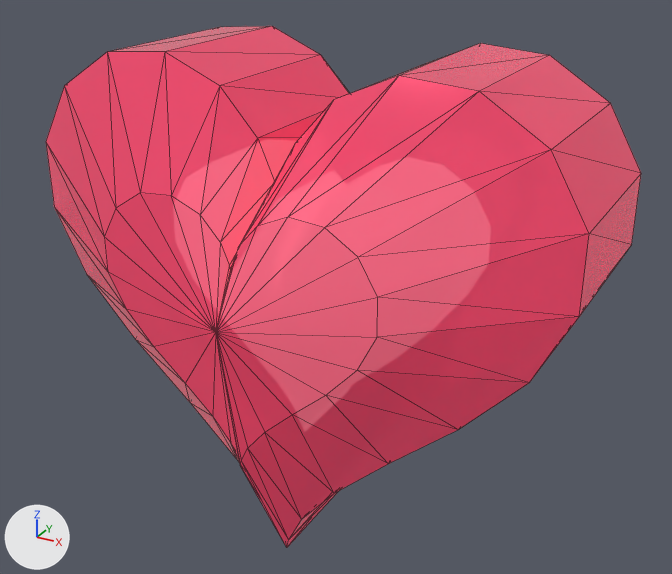
The glTF model assets/models/gem_red.glb: old version first, new version second.
Both versions are drawn from a 50 mm lens placed at (0.715, -1.27, 0.635), pointed at (0.011, 0.011, -0.005). Every picture has the same lights, and +X, +Y and +Z are marked at lower left. The older version comes first. Mesh edges are drawn as thin lines. Vertices at exactly the same position are counted once.
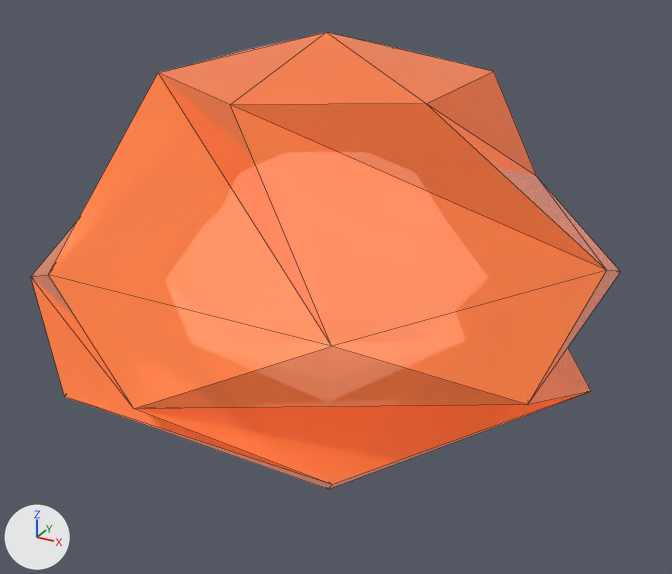
Where the change shows, as pixel boxes (x1, y1, x2, y2) in the pictures (672 x 574 px):
```json
{"object": "Mesh_0", "change": "recoloured, reshaped", "before": [46, 26, 641, 547], "after": [31, 32, 620, 489], "on screen": "12% shorter"}
```

Edits to the scene script, one JSON object a line:
```json
{"op": "set", "path": "mat_gem_red.base_color", "old": "(0.86, 0.07, 0.16)", "new": "(0.95, 0.22, 0.06)", "note": "red #ef4b6f -> orange #f98145"}
{"op": "set", "path": "mat_gem_red.emission_color", "old": "(0.189, 0.0154, 0.0352)", "new": "(0.209, 0.0484, 0.0132)", "note": "dark red #782135 -> brown #7e3e1e"}
{"block": "me_mesh_0", "where": "# used by ob_mesh_0; location = (0.0, 0.0, 0.0)"}
{"op": "remove", "block": "me_mesh_0", "code": "me_mesh_0.from_pydata(...)  # 244 vertices, 480 faces; spans x -0.463..0.463, y -0.32..0.32, z -0.45..0.398"}
{"op": "add", "block": "me_mesh_0", "code": "me_mesh_0.from_pydata(...)  # 52 vertices, 96 faces; spans x -0.46..0.46, y -0.5..0.5, z -0.42..0.42"}
{"block": "me_mesh_0", "change": "me_mesh_0 part 1: the loose piece of 122 vertices spanning x -0.463..0.463, y -0.32..0.32, z -0.45..0.398 is rebuilt with 26 vertices and now spans x -0.46..0.46, y -0.5..0.5, z -0.42..0.42"}
{"block": "me_mesh_0", "change": "other edits to the shape of me_mesh_0 do not show in these pictures"}
```
